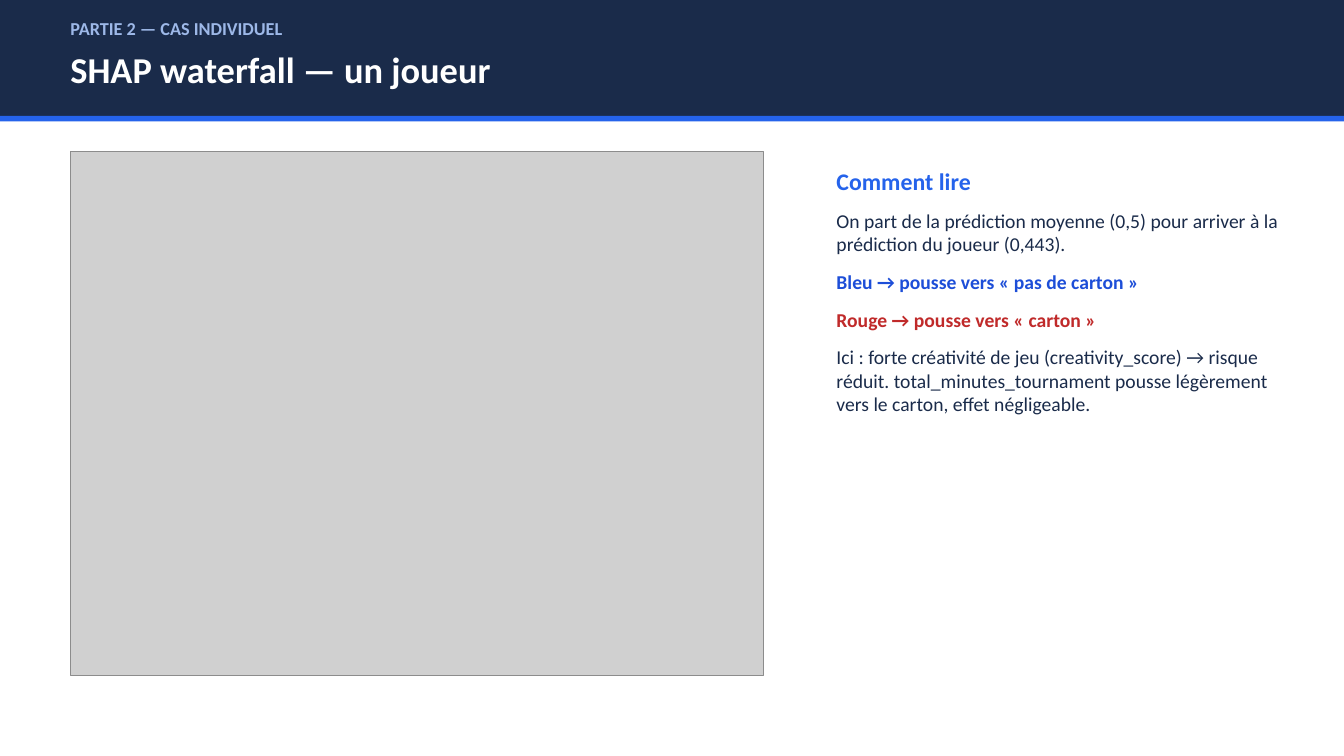
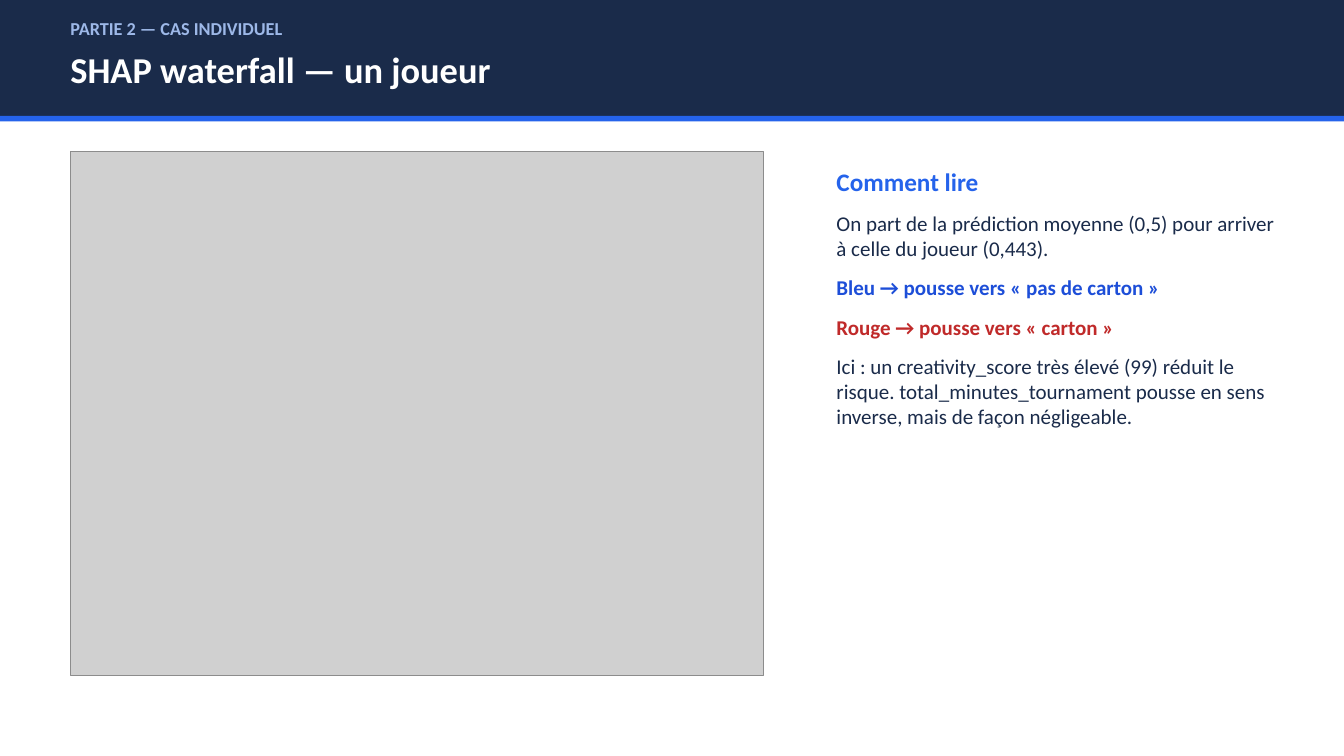
Before and after one commit to RobinsanKiritheepan/Cours_Python, a slide deck: slide 12 of Cours_IA/Machine_learning/Cartons_Jaunes_FIFA2026/Presentation_ML_FIFA.pptx (slide 8 before the commit). Drawn at 1344x756 pixels with LibreOffice and Linux fonts; fonts in the diff are those of the drawing; grey boxes stand for pictures. Boxes give left, top, right and bottom in pixels: in the first picture for what was removed or moved away, otherwise in the second. Text is boxed around its words. In the diff, an @@ line names an element or a change of style, - is before the commit and + after.

Commit message:
Enrichit le rapport ML cartons jaunes : 5 nouvelles figures et verification du pipeline

```diff
--- a/Cours_IA/Machine_learning/Cartons_Jaunes_FIFA2026/Presentation_ML_FIFA.pptx
+++ b/Cours_IA/Machine_learning/Cartons_Jaunes_FIFA2026/Presentation_ML_FIFA.pptx
@@ text at bbox=[836, 173, 1143, 339]: size 17 to 18 pt in "Comment lire"; size 14 to 15 pt in "Bleu → pousse vers « pas de ...", "Rouge → pousse vers « carton »" @@
@@ text at bbox=[836, 216, 1274, 260]: text changed; size 14 to 15 pt @@
-On part de la prédiction moyenne (0,5) pour arriver à la prédiction du joueur (0,443).
+On part de la prédiction moyenne (0,5) pour arriver à celle du joueur (0,443).
@@ text at bbox=[836, 359, 1265, 428]: text changed; size 14 to 15 pt @@
-Ici : forte créativité de jeu (creativity_score) → risque réduit. total_minutes_tournament pousse légèrement vers le carton, effet négligeable.
+Ici : un creativity_score très élevé (99) réduit le risque. total_minutes_tournament pousse en sens inverse, mais de façon négligeable.
```
Also in this commit, not shown: 7 other slides changed, 6 slides added, 2 slides removed, 6 other files.
